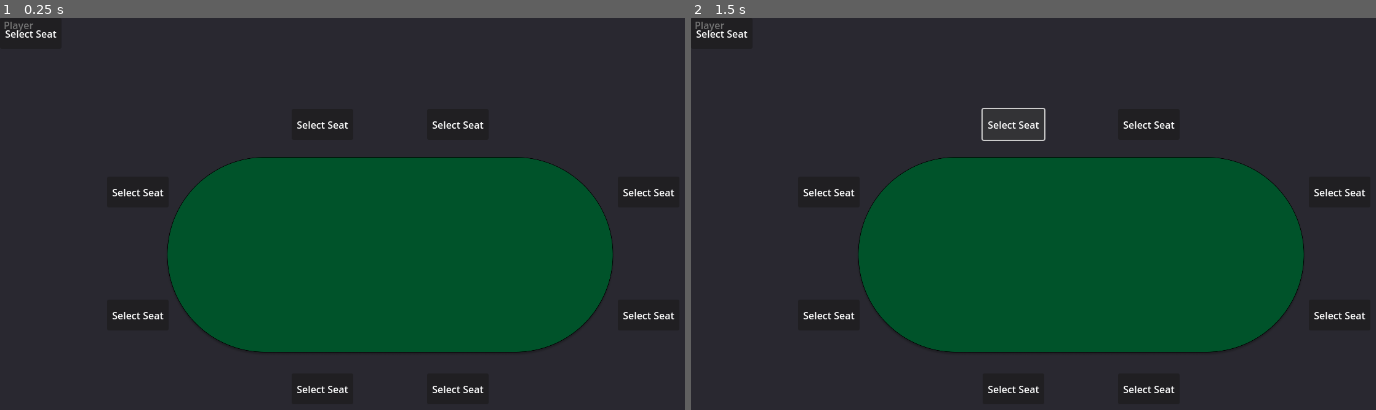
Above: before the commit, frames 1-2 (left to right).
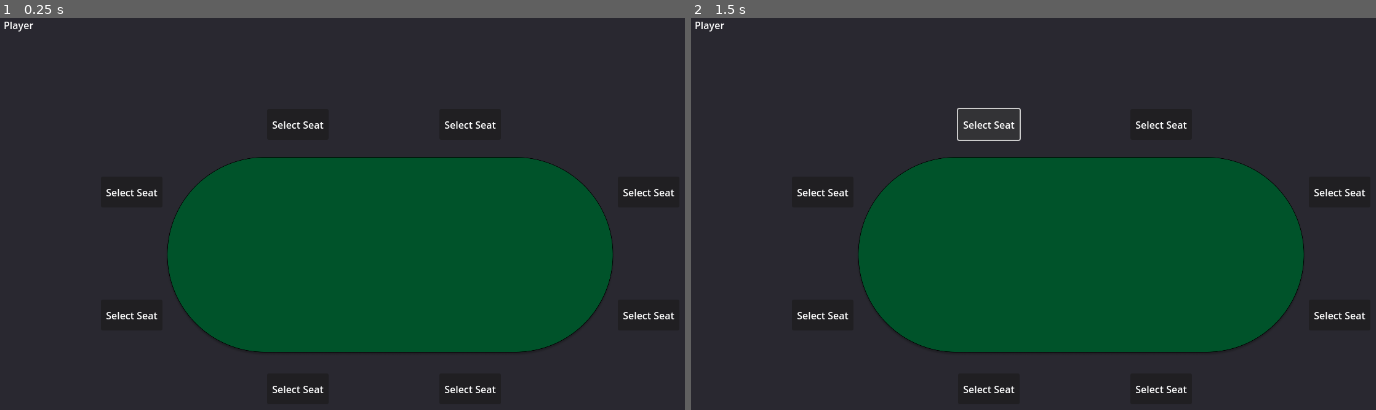
Above: after the commit, the same moments.

Repository: mikechuck/poker-game
Game: Godot game, scene res://scenes/main.tscn
Same seed, same stepped clock (60 frames per second), same inputs: the game is played once before the commit and once after it.
Inputs:
- Up to frame 1 (0.25 s): no input
- Up to frame 2 (1.5 s): click "[center] Select Seat [/center]" at 0.5 s; click "[center] Select Seat [/center]" at 1.25 s

The runs differ from the first frame. In frame 1, 0.8% of the frame differs, in the area x 0-73%, y 0-96%; in frame 2, 1.0%.

Commit message:
Progress on new seat logic, almost done connecting end to end

Diff:
--- a/scenes/main.tscn
+++ b/scenes/main.tscn
@@ -16,36 +16,44 @@
 texture = ExtResource("2_sugp2")
 
 [node name="SeatButton1" parent="Table/PokerTable" instance=ExtResource("3_jyhfs")]
-position = Vector2(-400, -600)
+position = Vector2(-500, -600)
 scale = Vector2(2.5, 2.5)
+seat_number = 1
 
 [node name="SeatButton2" parent="Table/PokerTable" instance=ExtResource("3_jyhfs")]
-position = Vector2(150, -600)
+position = Vector2(200, -600)
 scale = Vector2(2.5, 2.5)
+seat_number = 2
 
 [node name="SeatButton3" parent="Table/PokerTable" instance=ExtResource("3_jyhfs")]
+position = Vector2(925, -325)
+scale = Vector2(2.5, 2.5)
+seat_number = 3
+
+[node name="SeatButton4" parent="Table/PokerTable" instance=ExtResource("3_jyhfs")]
 position = Vector2(925, 175)
 scale = Vector2(2.5, 2.5)
-
-[node name="SeatButton4" parent="Table/PokerTable" instance=ExtResource("3_jyhfs")]
-position = Vector2(925, -325)
-scale = Vector2(2.5, 2.5)
+seat_number = 4
 
 [node name="SeatButton5" parent="Table/PokerTable" instance=ExtResource("3_jyhfs")]
-position = Vector2(-400, 475)
+position = Vector2(200, 475)
 scale = Vector2(2.5, 2.5)
+seat_number = 5
 
 [node name="SeatButton6" parent="Table/PokerTable" instance=ExtResource("3_jyhfs")]
-position = Vector2(150, 475)
+position = Vector2(-500, 475)
 scale = Vector2(2.5, 2.5)
+seat_number = 6
+
+[node name="SeatButton8" parent="Table/PokerTable" instance=ExtResource("3_jyhfs")]
+position = Vector2(-1175, -325)
+scale = Vector2(2.5, 2.5)
+seat_number = 8
 
 [node name="SeatButton7" parent="Table/PokerTable" instance=ExtResource("3_jyhfs")]
-position = Vector2(-1150, -325)
+position = Vector2(-1175, 175)
 scale = Vector2(2.5, 2.5)
-
-[node name="SeatButton8" parent="Table/PokerTable" instance=ExtResource("3_jyhfs")]
-position = Vector2(-1150, 175)
-scale = Vector2(2.5, 2.5)
+seat_number = 7
 
 [node name="GameManager" type="Node2D" parent="."]
 script = ExtResource("1_h2fnp")
--- a/scripts/UI/player_ui.gd
+++ b/scripts/UI/player_ui.gd
@@ -5,9 +5,7 @@
 var player_data = null
 
 func _ready() -> void:
-	var seat_select_button_instance = seat_select_button.instantiate()
-	add_child(seat_select_button_instance)
-	seat_select_button_instance.set_seat_number(1)
+	pass
 
 func set_player_data(new_player_data):
 	player_data = new_player_data
--- a/scripts/UI/seat_button.gd
+++ b/scripts/UI/seat_button.gd
@@ -1,11 +1,11 @@
 extends Node2D
 
-var seat_number = 0
+@export var seat_number = 0
 var button_node
 
 func _ready():
-	#button_node = $SeatButton/SelectSeatButton
+	add_to_group("seats")
 	pass
 
-func set_seat_number(number):
-	seat_number = number
+func set_seat_visible(is_visible: bool):
+	$SeatButton.visible = is_visible
--- a/scripts/UI/select_seat_button.gd
+++ b/scripts/UI/select_seat_button.gd
@@ -1,10 +1,5 @@
 extends Button
-
-var seat_number = 0
 
 func _on_pressed() -> void:
 	var seat_button_node = get_parent()
 	print("Seat number pressed: %s" % [seat_button_node.seat_number])
-
-func set_seat_number(number):
-	seat_number = number
--- a/scripts/UI/table.gd
+++ b/scripts/UI/table.gd
@@ -1,25 +1,38 @@
 extends Node2D
 
+@export var player_scene: PackedScene = preload("res://scenes/player.tscn")
 @export var seat_select_button_scene: PackedScene = preload("res://scenes/UI/seat_button.tscn")
 
 var poker_table_position
 var screen_origin
 var table_radius = 225
 var player_seats: Dictionary[int, PlayerSeat]
+var seat_nodes: Dictionary[int, Node]
 
 func _ready() -> void:
-	# Get reference to all the seats, save to array
-	pass
+	var seats_in_group = get_tree().get_nodes_in_group("seats")
+	for seat in seats_in_group:
+		var seat_id = seat.seat_number
+		seat_nodes[seat_id] = seat
 
 func _draw() -> void:
 	screen_origin = get_viewport_rect().size / 2
 
-# Called every frame. 'delta' is the elapsed time since the previous frame.
-func _process(delta: float) -> void:
-	pass
-
 func update_player_seats(player_seat_data: Dictionary[int, PlayerSeat]):
 	player_seats = player_seat_data
+	for seat_id in player_seat_data.keys():
+		var seat_data = player_seat_data[seat_id]
+		var seat_node = seat_nodes[seat_id]
+		print("seat position:", seat_node)
+		if seat_data.player_id != 0:
+			var player_instance = player_scene.instantiate()
+			player_instance.position = seat_node.position
+			player_instance.player_id = seat_data.player_id
+			seat_data.player_node = player_instance
+			add_child(player_instance)
+			seat_nodes[seat_id].visible = false
+		else:
+			seat_nodes[seat_id].visible = true
 	# Got new seat data, loop through seat nodes and enable/disable based on if player is there
 	# Move player spawning logic to this script
 	# Add some more data to the Player scene UI so
--- a/scripts/game_manager.gd
+++ b/scripts/game_manager.gd
@@ -150,13 +150,13 @@
 func redraw_players():
 	for seat_index in player_seats.keys():
 		var seat = player_seats[seat_index]
-		if seat.player_id != 0:
-			print("%s | Spawning player %s at seat %s" % [player_data.id, seat.player_id, seat_index])
-			var player_instance = player_scene.instantiate()
-			player_instance.position = seat.pos + screen_origin
-			player_instance.player_id = seat.player_id
-			seat.player_node = player_instance
-			add_child(player_instance)
+		#if seat.player_id != 0:
+			#print("%s | Spawning player %s at seat %s" % [player_data.id, seat.player_id, seat_index])
+			#var player_instance = player_scene.instantiate()
+			#player_instance.position = seat.pos + screen_origin
+			#player_instance.player_id = seat.player_id
+			#seat.player_node = player_instance
+			#add_child(player_instance)
 
 ### Client RPCs
 
@@ -165,7 +165,7 @@
 	player_data = ConnectedPlayer.from_dict(player)
 	player_ui_instance.set_player_data(player_data)
 	print("My player id is: %s" % [player_data.id])
-	client_request_seat.rpc_id(1, 0)
+	client_request_seat.rpc_id(1, 1)
 
 @rpc("reliable", "call_remote")
 func update_connected_players_list(new_connected_players_list):
@@ -188,12 +188,8 @@
 ###################################### Helper Functions #############################################
 
 func set_player_seats():
-	for i in 8:
-		var xPos = (table_radius) * cos(i * single_angle) + screen_origin.x
-		var yPos = (table_radius) * sin(i * single_angle) + screen_origin.y
-		var pos = Vector2(xPos, yPos)
+	for i in range(1, 8):
 		var player_seat = PlayerSeat.new()
-		player_seat.pos = pos
 		player_seat.player_id = 0
 		player_seats[i] = player_seat
 
